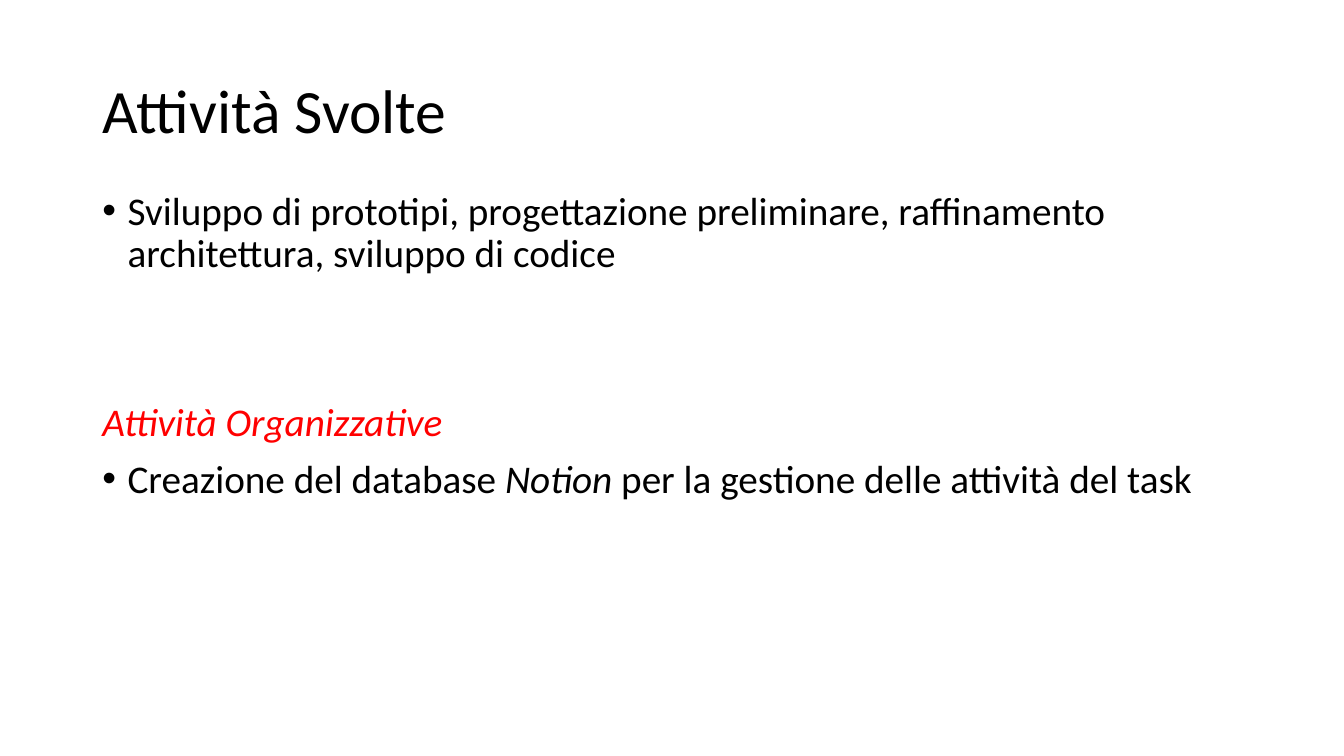
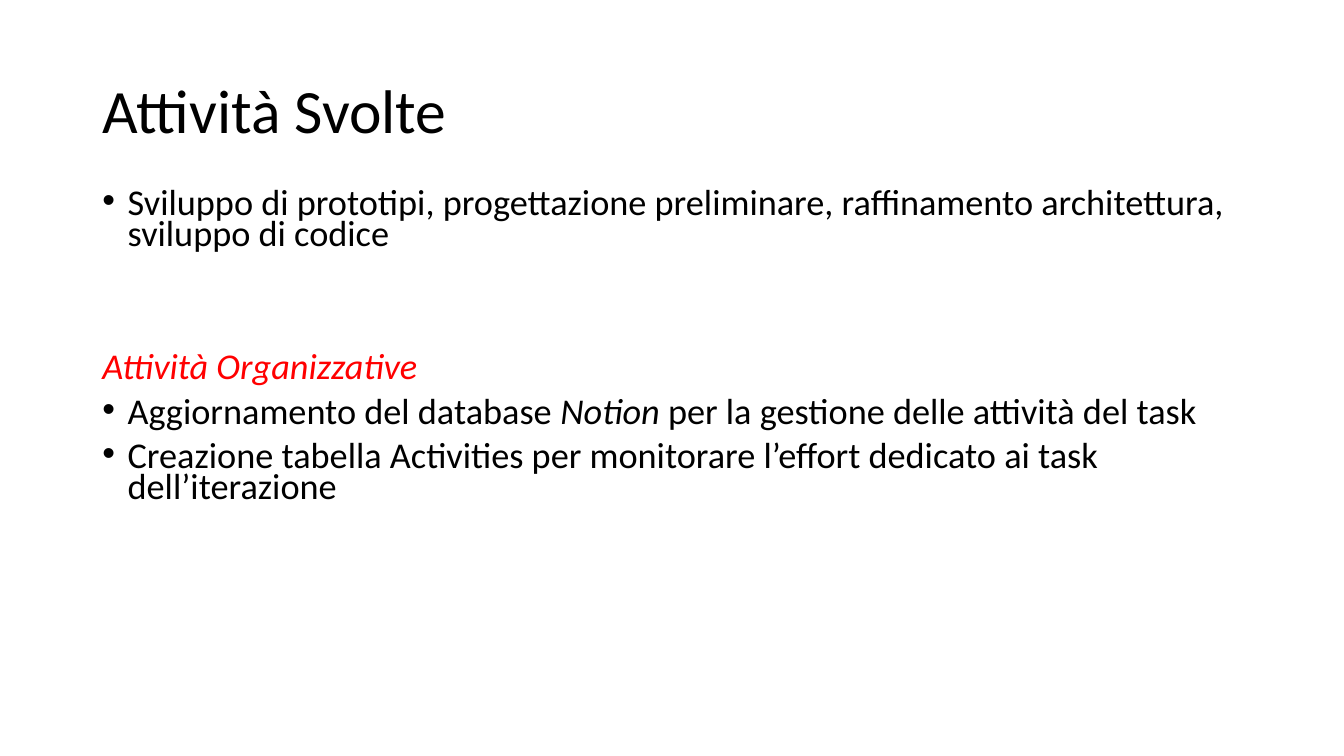
Before and after one commit to Testing-Game-SAD-2023/T1-G20, a slide deck: slide 4 of Pres_G20_T1_IT3.pptx. Drawn at 1344x756 pixels with LibreOffice and Linux fonts; fonts in the diff are those of the drawing. Boxes give left, top, right and bottom in pixels: in the first picture for what was removed or moved away, otherwise in the second. Text is boxed around its words. In the diff, an @@ line names an element or a change of style, - is before the commit and + after.

```diff
--- a/Pres_G20_T1_IT3.pptx
+++ b/Pres_G20_T1_IT3.pptx
@@ text at (x1=102, y1=189, x2=1223, y2=386): size 28 to 25.9 pt in "Sviluppo di prototipi, progettazione preliminare, raffinamen ...", "Attività Organizzative"; line spacing 0.9 to 0.7 @@
@@ text at (x1=128, y1=398, x2=1197, y2=500): text changed; size 28 to 25.9 pt @@
-• Creazione del database Notion per la gestione delle attività del task
+• Aggiornamento del database Notion per la gestione delle attività del task
+• Creazione tabella Activities per monitorare l’effort dedicato ai task dell’iterazione
```
Also in this commit, not shown: 4 other slides changed, 5 slides added.
